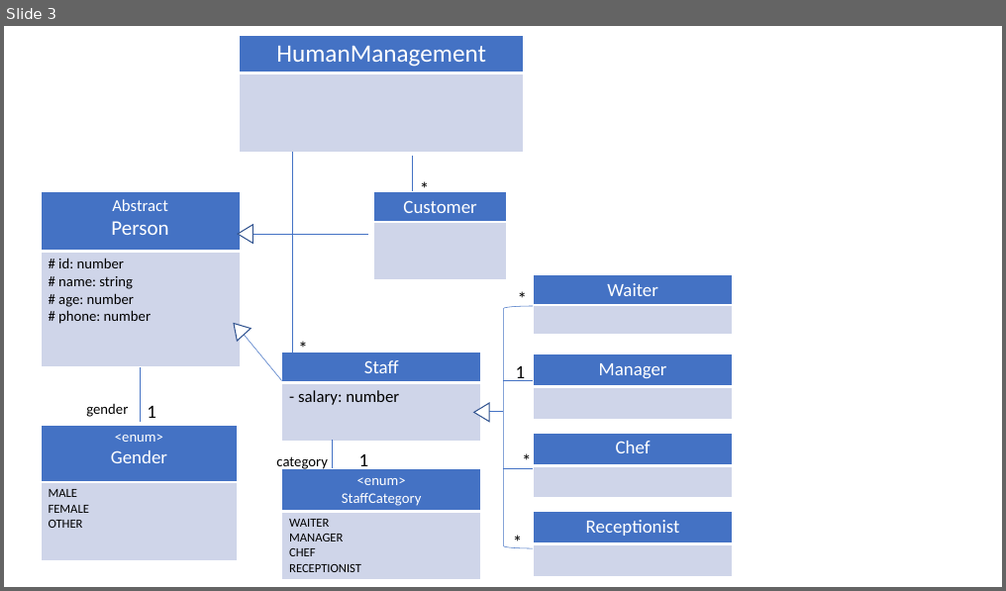
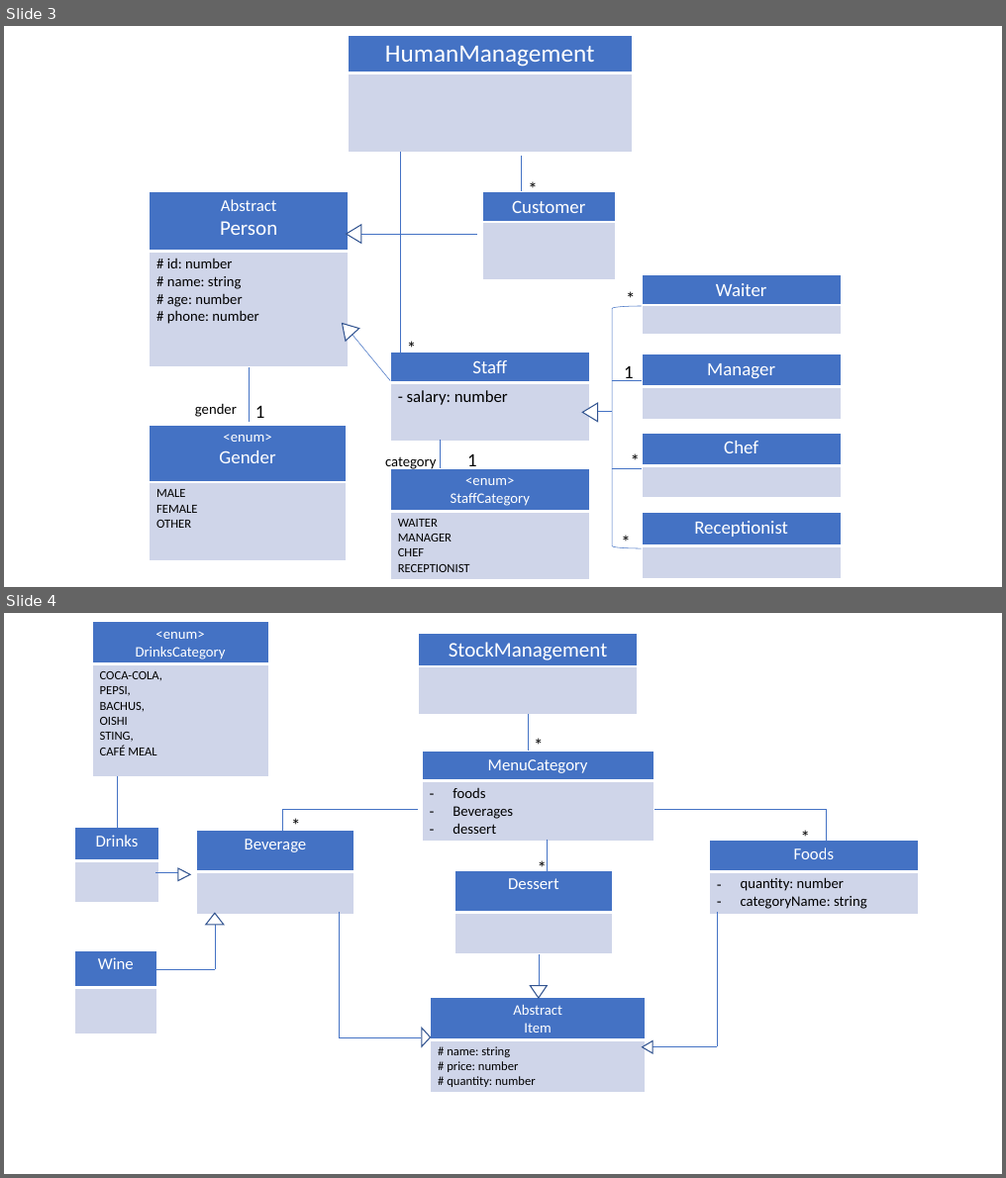
Before and after one commit to VANSAOHANG/RestaurantMS, a slide deck: Restaurant Management System.pptx. Shown one above the other, each under a label of ours: slide 3 before the commit, slides 3 and 4 after it. The pictures are 1006x591 and 1006x1178 pixels, drawn with LibreOffice and Linux fonts; fonts in the diff are those of the drawing. Boxes give left, top, right and bottom in pixels: in the first picture for what was removed or moved away, otherwise in the second. Text is boxed around its words. In the diff, an @@ line names an element or a change of style, - is before the commit and + after.

```diff
--- a/Restaurant Management System.pptx
+++ b/Restaurant Management System.pptx
@@ slide 4 added at [4,613,1002,1174], background #FFFFFF @@
@@ table added at [92,622,268,777], 2 rows, 1 columns @@
+<enum> / DrinksCategory
+COCA-COLA, / PEPSI, / BACHUS, / OISHI / STING, / CAFÉ MEAL
@@ table added at [418,633,638,714], 2 rows, 1 columns @@
+StockManagement
+
@@ text added at [527,730,567,760], 18 pt, text #000000 @@
+*
@@ line added from (528, 714) to (528, 751), #4472C4 0.5 pt @@
@@ table added at [422,751,653,841], 2 rows, 1 columns @@
+MenuCategory
+foods / Beverages / dessert
@@ line added from (117, 776) to (117, 833), #4472C4 0.5 pt @@
@@ line added from (418, 809) to (282, 809), #4472C4 0.5 pt @@
@@ line added from (282, 809) to (282, 836), #4472C4 0.5 pt @@
@@ text added at [284,810,325,840], 18 pt, text #000000 @@
+*
@@ line added from (638, 809) to (827, 809), #4472C4 0.5 pt @@
@@ line added from (827, 809) to (827, 869), #4472C4 0.5 pt @@
@@ table added at [74,828,159,903], 2 rows, 1 columns @@
+Drinks
+
@@ table added at [196,830,354,914], 2 rows, 1 columns @@
+Beverage
+
@@ line added from (547, 839) to (547, 873), #4472C4 0.5 pt @@
@@ table added at [709,841,918,915], 2 rows, 1 columns @@
+Foods
+quantity: number / categoryName: string
@@ text added at [793,822,835,852], 18 pt, text #000000 @@
+*
@@ arrow added from (156, 872) to (187, 872), #4472C4 0.5 pt @@
@@ triangle added at [178,868,190,881], fill #FFFFFF, outline #325491 1 pt @@
@@ table added at [454,870,613,955], 2 rows, 1 columns @@
+Dessert
+
@@ text added at [531,853,571,882], 18 pt, text #000000 @@
+*
@@ triangle added at [206,913,224,925], fill #FFFFFF, outline #325491 1 pt @@
@@ arrow added from (215, 970) to (215, 916), #4472C4 0.5 pt @@
@@ line added from (339, 912) to (339, 1038), #4472C4 0.5 pt @@
@@ line added from (717, 912) to (717, 1048), #4472C4 0.5 pt @@
@@ table added at [74,951,156,1035], 2 rows, 1 columns @@
+Wine
+
@@ arrow added from (539, 955) to (539, 996), #4472C4 0.5 pt @@
@@ line added from (215, 970) to (156, 970), #4472C4 0.5 pt @@
@@ table added at [431,998,646,1093], 2 rows, 1 columns @@
+Abstract / Item
+# name: string / # price: number / # quantity: number
@@ triangle added at [531,986,548,998], fill #FFFFFF, outline #325491 1 pt @@
@@ triangle added at [422,1028,431,1047], outline #325491 1 pt @@
@@ line added from (339, 1038) to (421, 1038), #4472C4 0.5 pt @@
@@ triangle added at [643,1041,652,1054], fill #FFFFFF, outline #325491 1 pt @@
@@ arrow added from (717, 1048) to (646, 1048), #4472C4 0.5 pt @@
@@ slide 3 changed as well @@
@@ 10 texts, 10 tables, 6 lines, 3 arrows, 3 triangles, 1 left bracket: place and size @@
-10 texts, 10 tables, 6 lines, 3 arrows, 3 triangles, 1 left bracket at [41,35,733,578]
+10 texts, 10 tables, 6 lines, 3 arrows, 3 triangles, 1 left bracket at [150,35,841,579]
```
Also in this commit, not shown: 2 other slides changed.
